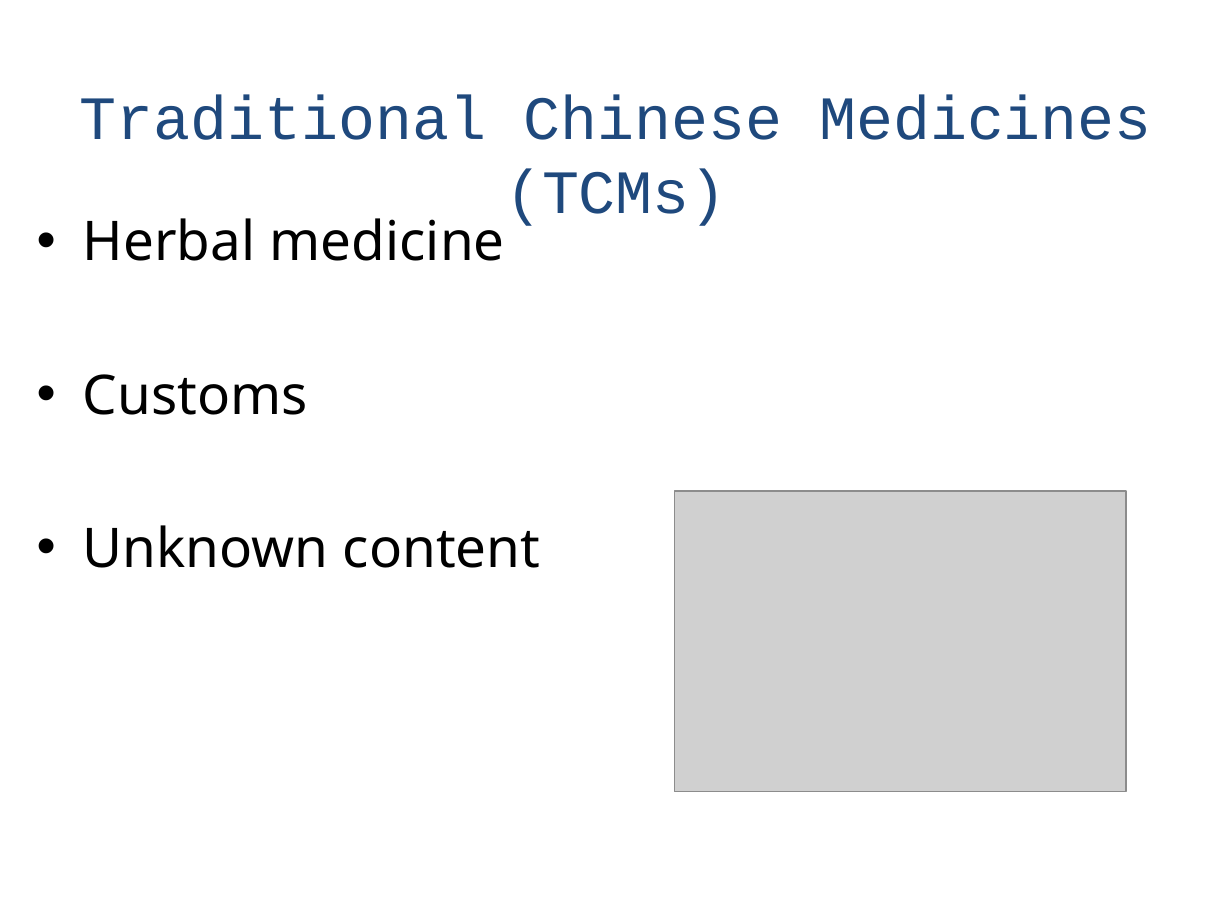
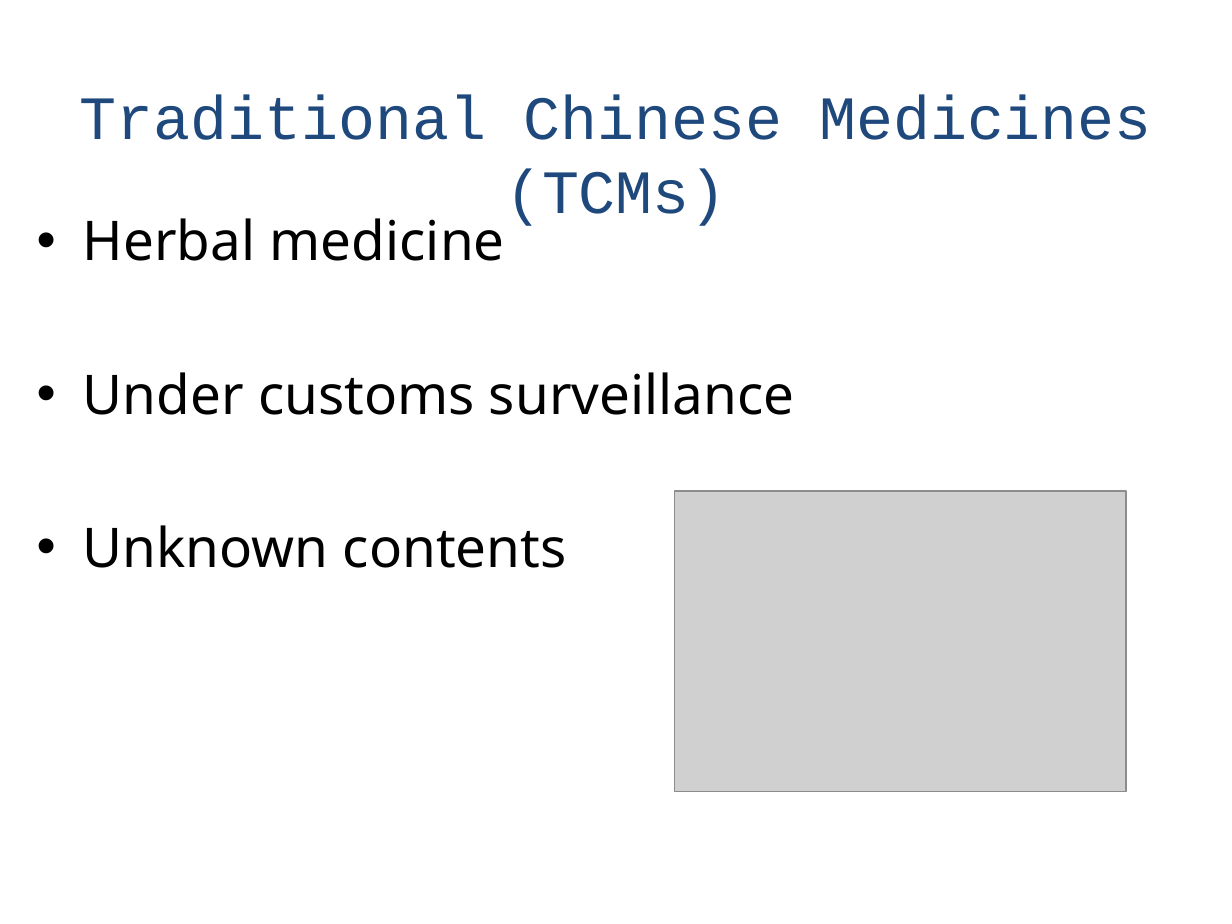
Before and after one commit to naturalis/HTS-barcode-checker, a slide deck: slide 3 of doc/presentationV4.pptx. Drawn at 1232x924 pixels with LibreOffice and Linux fonts; fonts in the diff are those of the drawing; grey boxes stand for pictures. Boxes give left, top, right and bottom in pixels: in the first picture for what was removed or moved away, otherwise in the second. Text is boxed around its words. In the diff, an @@ line names an element or a change of style, - is before the commit and + after.

```diff
--- a/doc/presentationV4.pptx
+++ b/doc/presentationV4.pptx
@@ text at [83,372,795,568]: text changed @@
-• Customs
-• Unknown content
+• Under customs surveillance
+• Unknown contents
```
Also in this commit, not shown: 17 other slides changed, 5 slides added, 2 other files.
